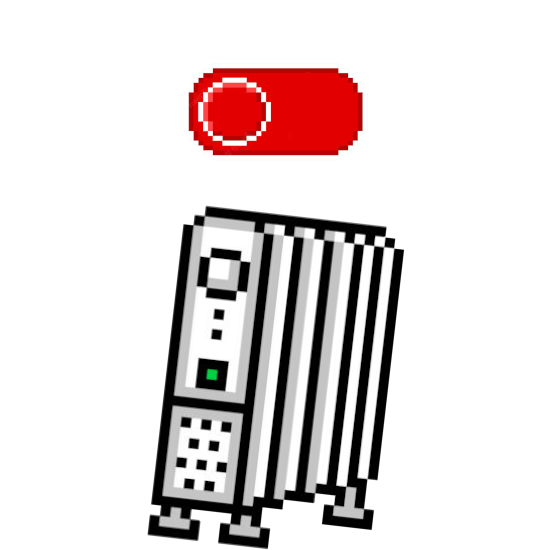
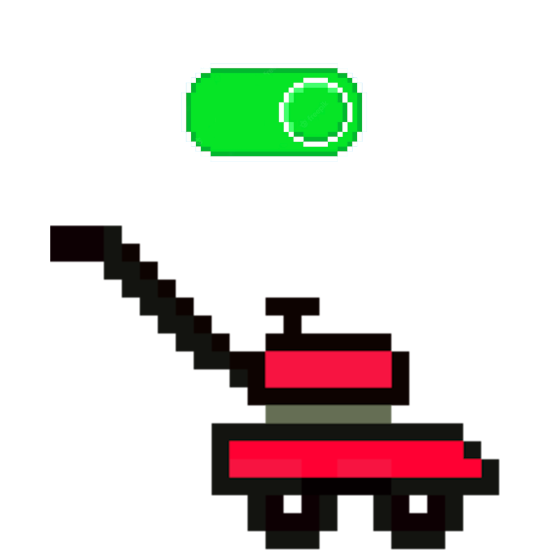
The second 550 x 550 image is a revision of the first. Changes to its layers:
hid "Pasted Layer #2" over left=183, top=63, right=368, bottom=161
showed "Pasted Layer #1" over left=181, top=63, right=368, bottom=162
added layer "Pasted Layer #5" above "Pasted Layer #3" over left=50, top=225, right=500, bottom=550
hid "Pasted Layer #4" over left=146, top=205, right=405, bottom=550
